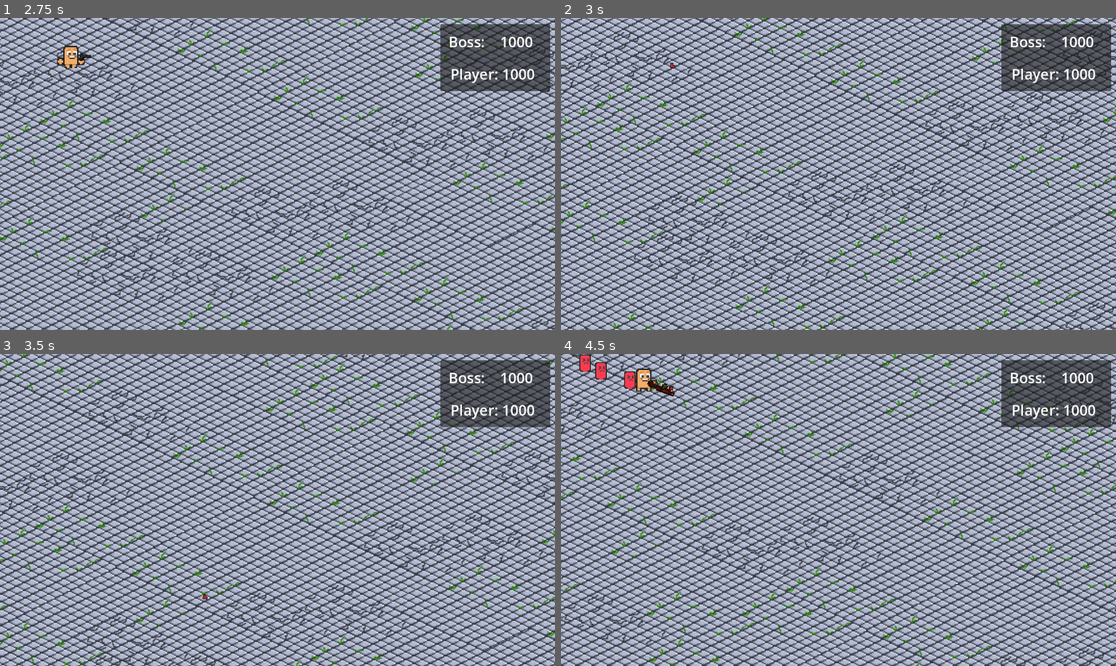
Above: before the commit, frames 1-4 (two rows, left to right).
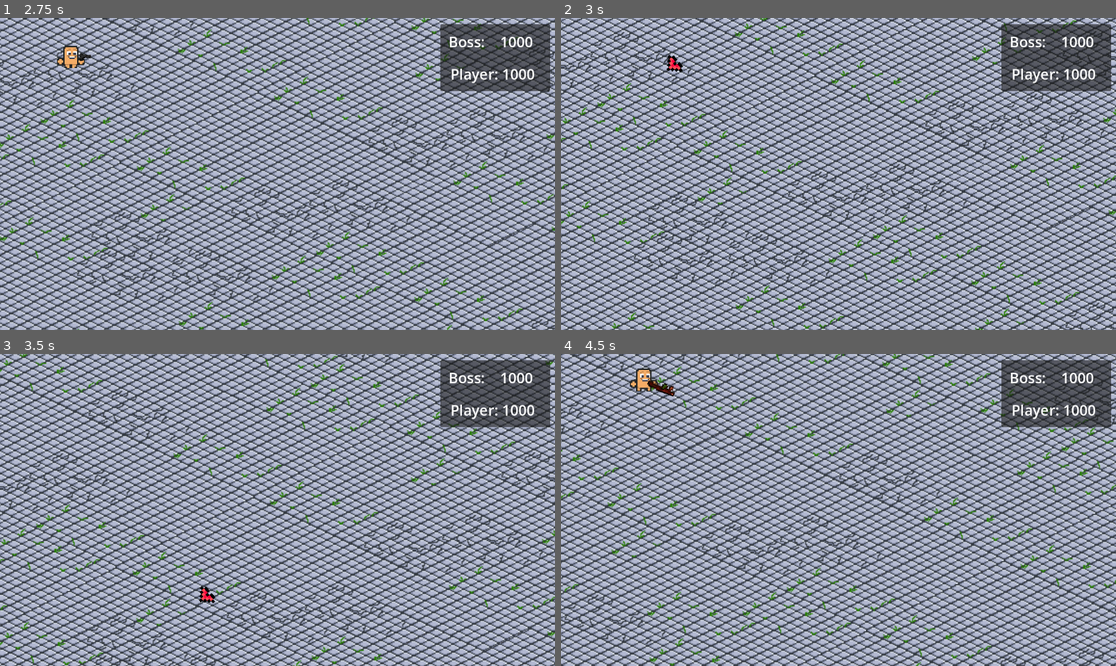
Above: after the commit, the same moments.

Repository: Aartwoo0/fgj24_laughgame
Game: Godot game, scene res://Scenes/Levels/Main.tscn
Same seed, same stepped clock (60 frames per second), same inputs: the game is played once before the commit and once after it.
Inputs (mouse positions are in pixels of both pictures, inside the frame that each line leads up to):
- Up to frame 1 (2.75 s): tap Enter at 0.5 s; move the mouse to (399, 158) at 0.52 s; hold D (move_right) 0.53-1.28 s; tap Space (next_weapon) at 0.6, 2.1 s; move the mouse to (166, 189) at 1.27 s; hold S (move_down) 1.28-2.03 s; click (166, 189) at 1.35 s; move the mouse to (333, 105) at 2.02 s; hold D (move_right) from 2.03 s (still down)
- Up to frame 2 (3 s): move the mouse to (810, 236) at 2.77 s; release D (move_right) at 2.78 s; hold W (move_up) from 2.78 s (still down); click (810, 236) at 2.85 s
- Up to frame 3 (3.5 s): keep holding W (move_up)
- Up to frame 4 (4.5 s): move the mouse to (1005, 556) at 3.52 s; release W (move_up) at 3.53 s; hold A (move_left) from 3.53 s (still down); tap Space (next_weapon) at 3.6 s; move the mouse to (672, 463) at 4.27 s; click (672, 463) at 4.35 s

Frame 1 is identical in both runs. In frame 2, 0.1% of the frame differs, in the area x 19-23%, y 11-18%; in frame 3, 0.1%; in frame 4, 0.3%, in the area x 3-14%, y 0-12%.

Commit message:
BRING A STICK TO A GUNFIGHT!

Diff:
--- a/Scenes/Components/bullet.tscn
+++ b/Scenes/Components/bullet.tscn
@@ -38,6 +38,7 @@
 
 [node name="Jacket" type="AnimatedSprite2D" parent="."]
 texture_filter = 1
+scale = Vector2(3, 3)
 sprite_frames = SubResource("SpriteFrames_btbnc")
 
 [node name="Shape" type="CollisionShape2D" parent="."]
--- a/Scenes/Levels/Main.tscn
+++ b/Scenes/Levels/Main.tscn
@@ -5,7 +5,7 @@
 [ext_resource type="PackedScene" uid="uid://dxitnf0ko0d5r" path="res://Scenes/Components/player.tscn" id="2_pyvxm"]
 [ext_resource type="Script" path="res://Src/LookPoint.gd" id="3_4ygls"]
 [ext_resource type="Script" path="res://Src/Bandollier.gd" id="3_us10r"]
-[ext_resource type="PackedScene" uid="uid://qdvysnba7ihu" path="res://Scenes/Components/Boss1.tscn" id="6_2ki48"]
+[ext_resource type="PackedScene" uid="uid://qdvysnba7ihu" path="res://Scenes/Components/BlobBoss.tscn" id="6_2ki48"]
 
 [node name="Main" type="Node2D"]
 script = ExtResource("1_pp0ss")
@@ -27,7 +27,7 @@
 position_smoothing_speed = 10.0
 
 [node name="Gestation" type="Timer" parent="."]
-wait_time = 0.4
+wait_time = 1.5
 autostart = true
 
 [node name="Boss1" parent="." instance=ExtResource("6_2ki48")]
--- a/Src/Enemy.gd
+++ b/Src/Enemy.gd
@@ -55,7 +55,10 @@
 			Enemy.center += (self.position - Enemy.center) / Enemy.friends
 
 	self.position += self.bounce
-	self.bounce=self.bounce/2
+	if self.mood < 1:
+		self.bounce=self.bounce/2
+	else:
+		self.bounce=self.bounce*0.9
 
 
 func _on_player_area_entered(enemy_area):
@@ -70,3 +73,8 @@
 		self.bounce = bullet.direction * 10
 		if self.state < 1:
 			self.state += 500
+	if bullet is Stick:
+		var dir = self.global_position.direction_to(bullet.global_position)
+		self.bounce = bullet.velocity * dir.rotated(PI / 2) * 50
+		if self.state < 1:
+			self.state = 100
